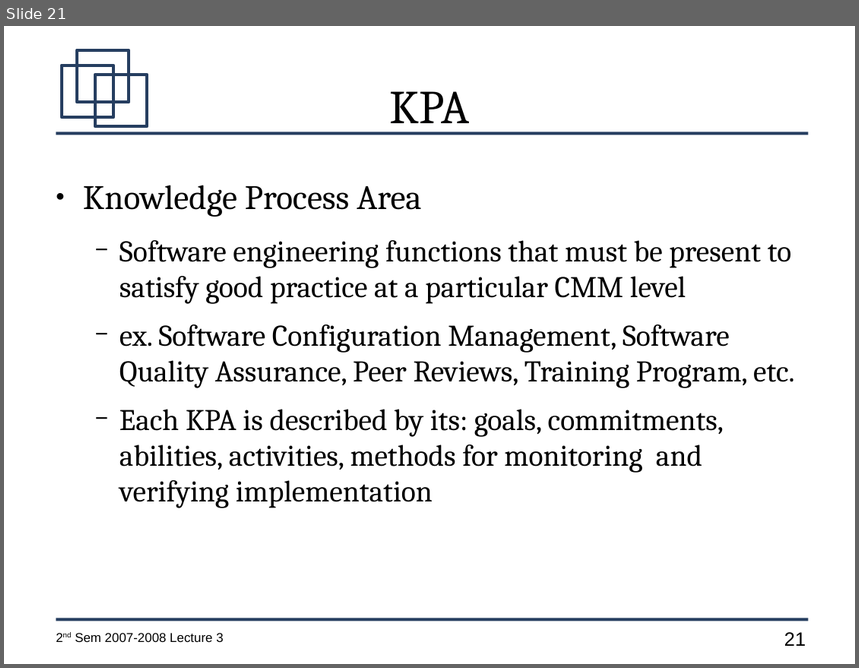
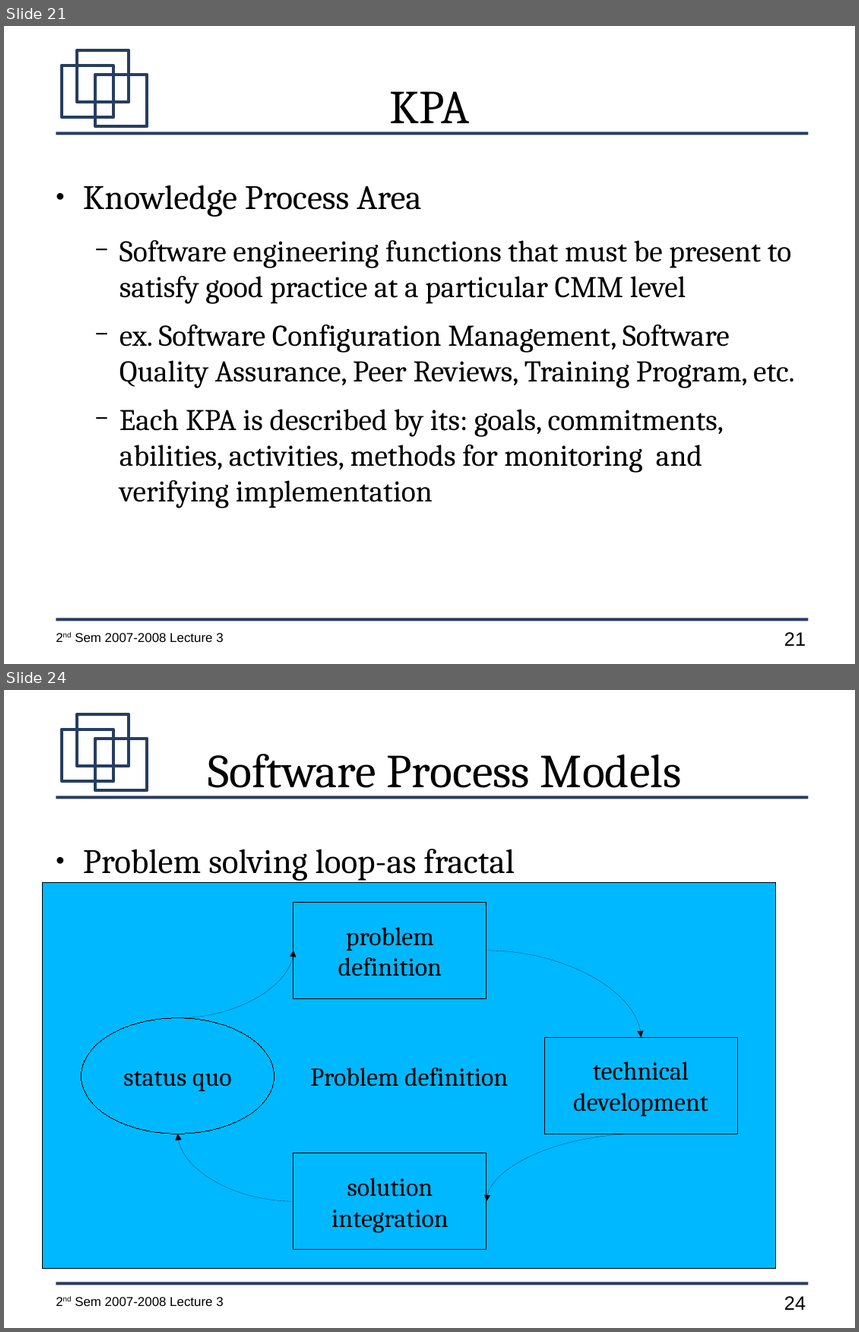
Before and after one commit to jachermocilla/jach-homepage, a slide deck: CMSC128-2nd-Sem-2007-L3.odp. Shown one above the other, each under a label of ours: slide 21 before the commit, slides 21 and 24 after it; the slides between them are not shown. The pictures are 859x668 and 859x1332 pixels, drawn with LibreOffice and Linux fonts; fonts in the diff are those of the drawing. Boxes give left, top, right and bottom in pixels: in the first picture for what was removed or moved away, otherwise in the second. Text is boxed around its words. In the diff, an @@ line names an element or a change of style, - is before the commit and + after.

```diff
--- a/CMSC128-2nd-Sem-2007-L3.odp
+++ b/CMSC128-2nd-Sem-2007-L3.odp
@@ slide 24 added at [4,690,855,1328], background #FFFFFF; not listed: 7 template elements that a slide beside it also shows @@
@@ title added at [208,754,682,798], 44 pt, text #000000 @@
+Software Process Models
@@ text added at [83,849,515,881], 32 pt, text #000000 @@
+● Problem solving loop-as fractal
@@ rectangle added at [43,883,776,1269], fill #00B8FF, outline #000000 0 pt, 24 pt, text #000000 @@
+Problem definition
@@ rectangle added at [294,902,487,999], fill #00B8FF, outline #000000 0 pt, 24 pt, text #000000 @@
+problem definition
@@ curved arrow added from (178, 1018) to (294, 951), #000000 0 pt @@
@@ curved arrow added from (487, 951) to (641, 1037), #000000 0 pt @@
@@ ellipse added at [82,1018,275,1134], fill #00B8FF, outline #000000 0 pt, 24 pt, text #000000 @@
+status quo
@@ rectangle added at [544,1037,738,1134], fill #00B8FF, outline #000000 0 pt, 24 pt, text #000000 @@
+technical development
@@ curved arrow added from (294, 1202) to (178, 1134), #000000 0 pt @@
@@ curved arrow added from (641, 1134) to (487, 1202), #000000 0 pt @@
@@ rectangle added at [294,1154,487,1250], fill #00B8FF, outline #000000 0 pt, 24 pt, text #000000 @@
+solution integration
```
Also in this commit, not shown: 2 other slides added.
